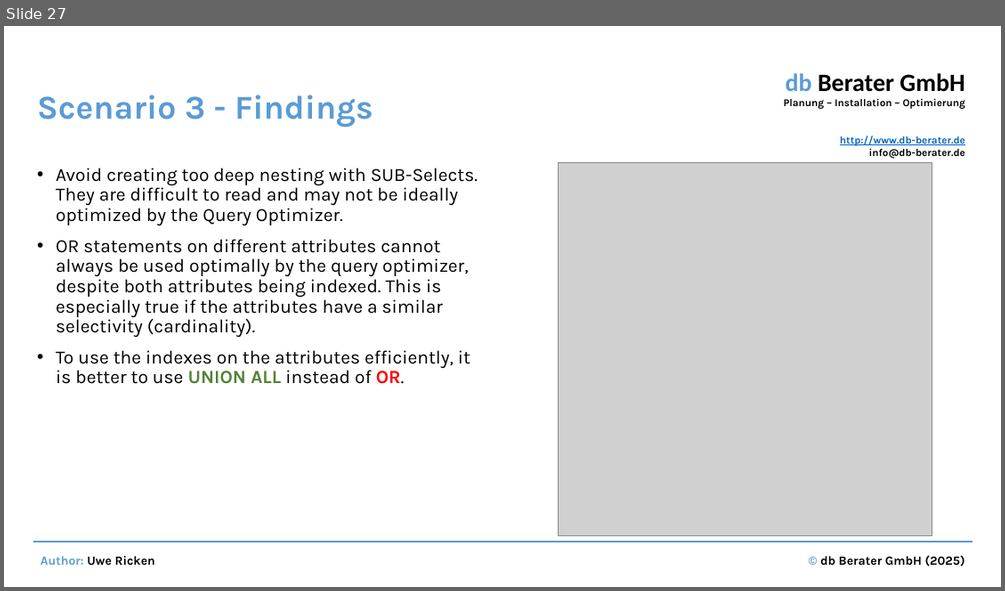
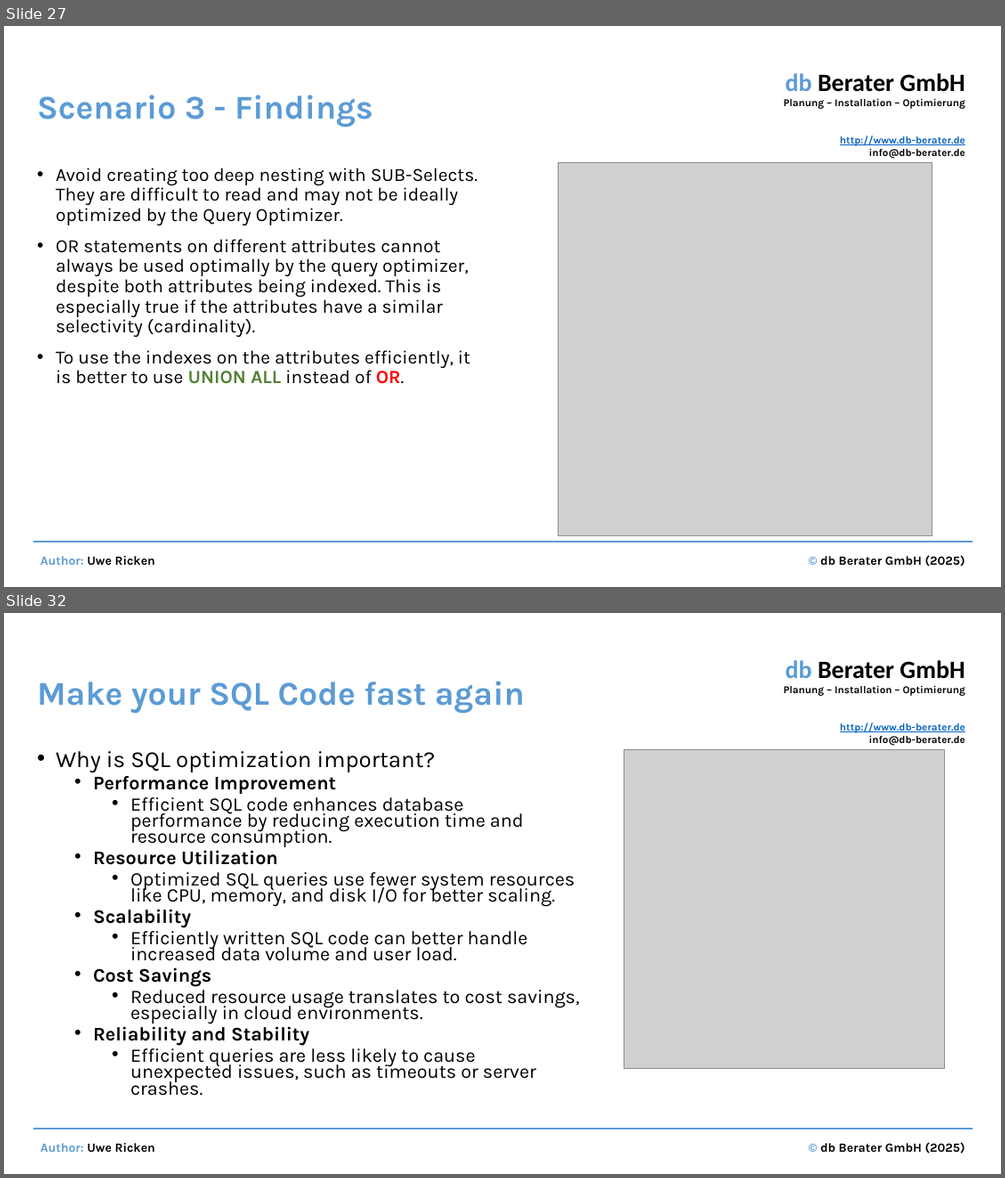
Before and after one commit to uricken1964/Workshop---Making-Bad-Codes-Better, a slide deck: Documents and Preparation/Performance optimization by identifying and correcting bad SQL code.pptx. Shown one above the other, each under a label of ours: slide 27 before the commit, slides 27 and 32 after it; the slides between them are not shown. The pictures are 1005x591 and 1005x1178 pixels, drawn with LibreOffice and Linux fonts; fonts in the diff are those of the drawing; grey boxes stand for pictures. Boxes give left, top, right and bottom in pixels: in the first picture for what was removed or moved away, otherwise in the second. Text is boxed around its words. In the diff, an @@ line names an element or a change of style, - is before the commit and + after.

```diff
--- a/Documents and Preparation/Performance optimization by identifying and correcting bad SQL code.pptx
+++ b/Documents and Preparation/Performance optimization by identifying and correcting bad SQL code.pptx
@@ slide 32 added at <box>4,613,1001,1174</box>, background #FFFFFF; not listed: 4 template elements that a slide beside it also shows @@
@@ title added at <box>37,681,525,714</box>, 32 pt, text #5B9BD5, bold @@
+Make your SQL Code fast again
@@ text added at <box>56,751,579,1095</box>, 18.5 pt, text #000000 @@
+• Why is SQL optimization important?
+  • Performance Improvement
+    • Efficient SQL code enhances database performance by reducing execution time and resource consumption.
+  • Resource Utilization
+    • Optimized SQL queries use fewer system resources like CPU, memory, and disk I/O for better scaling.
+  • Scalability
+    • Efficiently written SQL code can better handle increased data volume and user load.
+  • Cost Savings
+    • Reduced resource usage translates to cost savings, especially in cloud environments.
+  • Reliability and Stability
+    • Efficient queries are less likely to cause unexpected issues, such as timeouts or server crashes.
@@ picture added at <box>624,749,945,1069</box> @@
```
Also in this commit, not shown: 26 other slides added, 16 other files.
